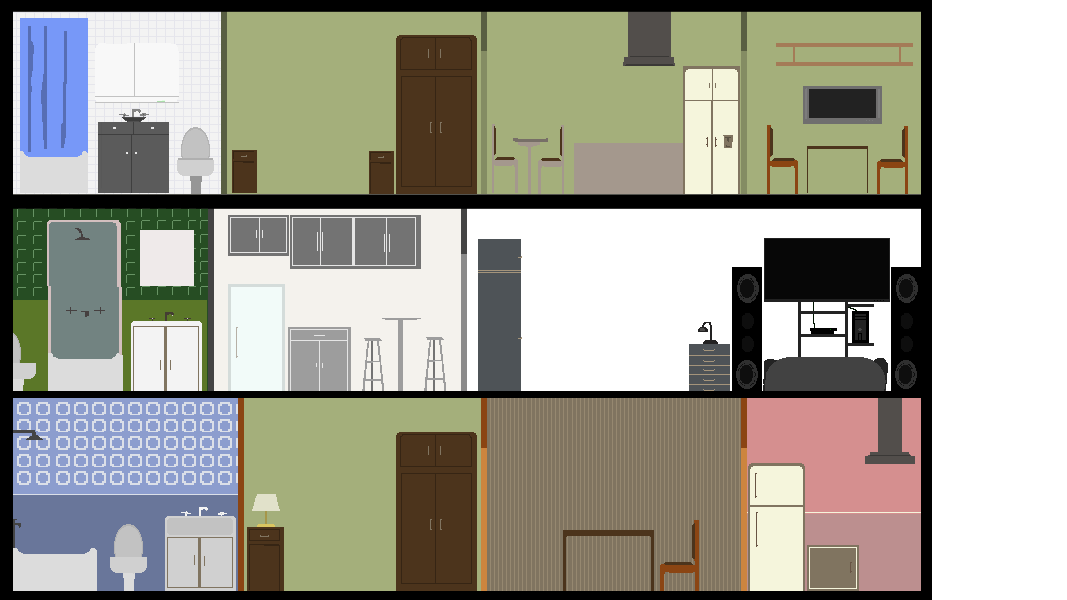
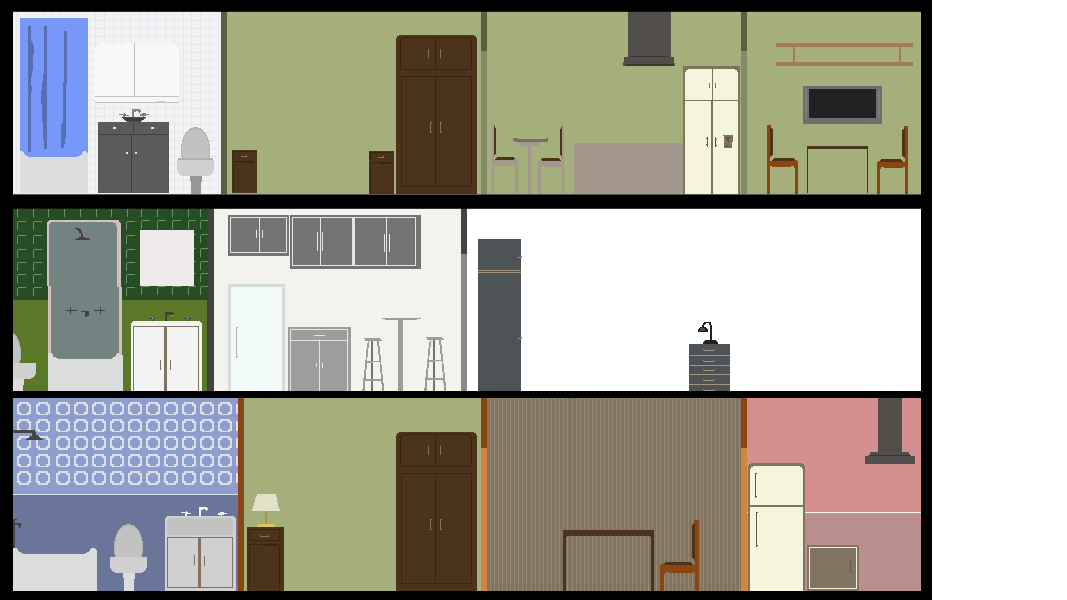
Before/after of a 1067×600 layered artwork. What changed in the layer stack:
renamed "Capa 7" to "Capa 8", painted on it over (x1=732, y1=238, x2=921, y2=391)
